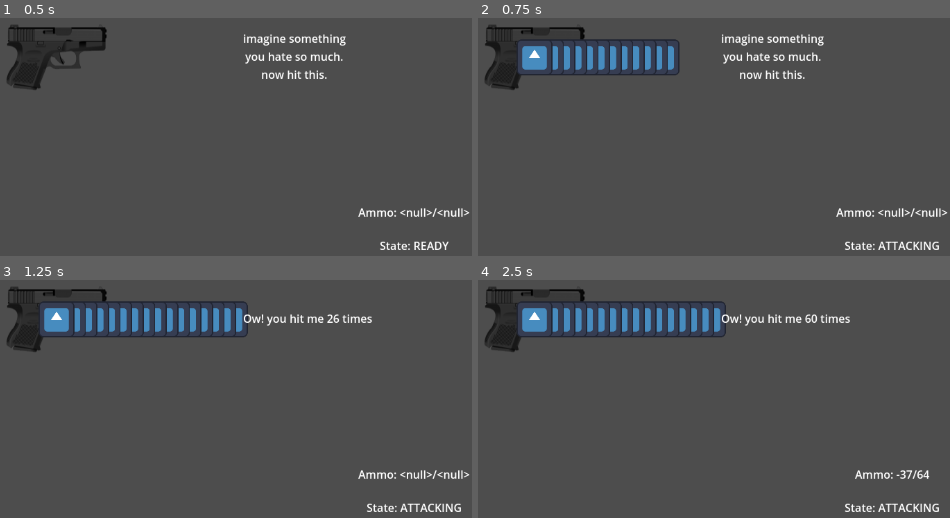
Above: before the commit, frames 1-4 (two rows, left to right).
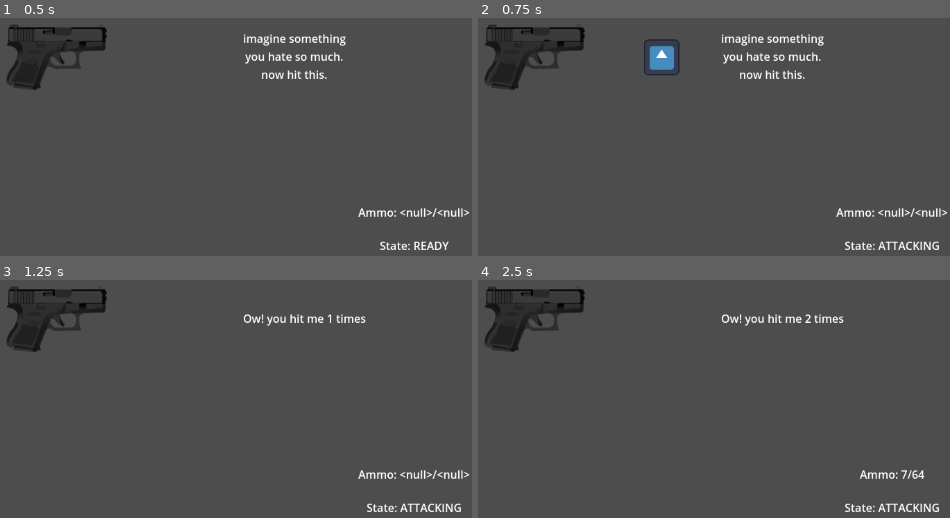
Above: after the commit, the same moments.

Repository: Sparrowworks/Vanguard
Game: Godot game, scene res://test_scene/test_ranged/test_ranged.tscn
Same seed, same stepped clock (60 frames per second), same inputs: the game is played once before the commit and once after it. This scene is started directly instead of the project's main scene. The engine's default icon, where the game draws it, is replaced by a stand-in: a white triangle on a blue panel in a dark square.
Inputs (mouse positions are in pixels of both pictures, inside the frame that each line leads up to):
- Up to frame 1 (0.5 s): no input
- Up to frame 2 (0.75 s): tap Enter at 0.5 s; move the mouse to (728, 29) at 0.52 s; press the mouse at (728, 29) at 0.53 s
- Up to frame 3 (1.25 s): no input
- Up to frame 4 (2.5 s): tap Space at 1.25 s; move the mouse to (outside the picture) at 1.27 s; release the mouse at (outside the picture) at 1.28 s; tap E (equip) at 1.35 s; click (outside the picture) at 1.55 s; move the mouse to (outside the picture) at 2.02 s; press the mouse at (outside the picture) at 2.03 s

Frame 1 is identical in both runs. In frame 2, 3.1% of the frame differs, in the area x 8-41%, y 8-24%; in frame 3, 4.4%; in frame 4, 4.8%, in the area x 8-96%, y 8-84%.

Commit message:
fixed attack bug

Diff:
--- a/blueprints/ranged/ranged.gd
+++ b/blueprints/ranged/ranged.gd
@@ -45,11 +45,22 @@
 ## If there is no ammunition, it will reload.
 ## If the weapon is currently firing or reloading, it exits without firing.
 func attack() -> void:
-	super.attack()
+	if (current_state != WEAPON_STATE.READY):
+		return
+
+	current_state = WEAPON_STATE.ATTACKING
+
+	if (current_mag == 0):
+		if (is_refill_automatic):
+			refill()
+		return
 
 	add_child(projectile.instantiate())
 	add_child(field.instantiate())
 	current_mag -= 1
+
+	weapon_timer.wait_time = attack_rate
+	weapon_timer.start()
 
 ## The reload() method is responsible for reloading the weapon's magazine with ammunition.
 ## If the magazine is full or there is no ammunition left or the weapon is currently firing or reloading,
